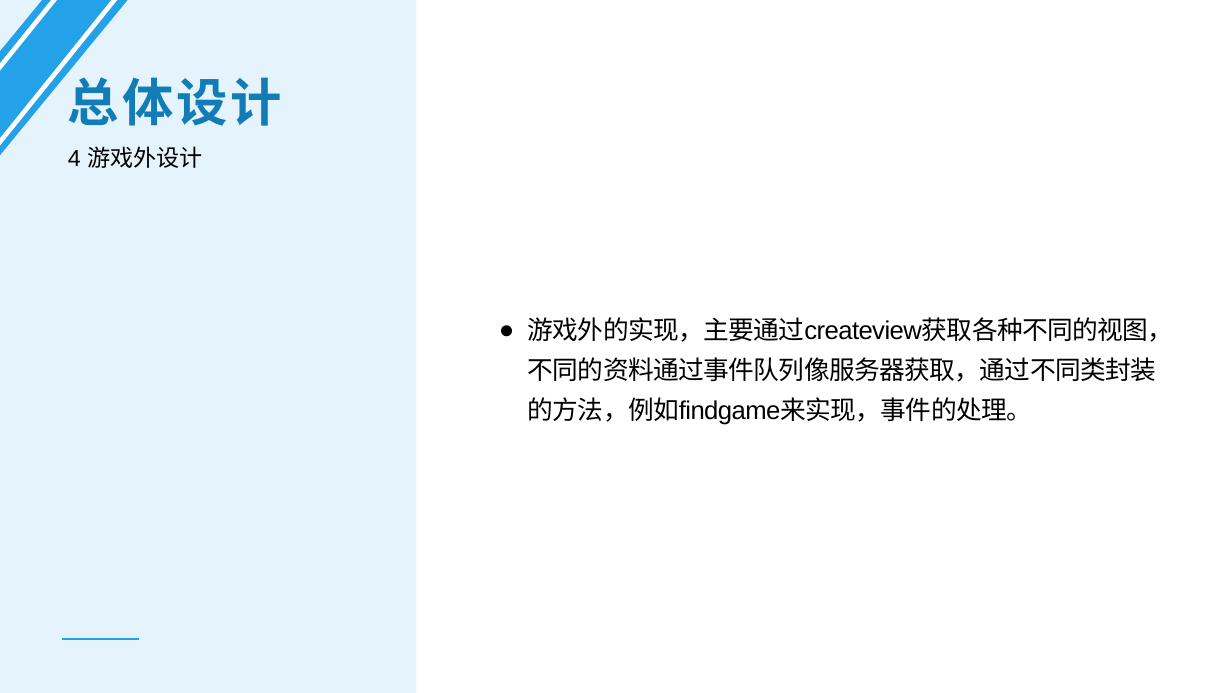
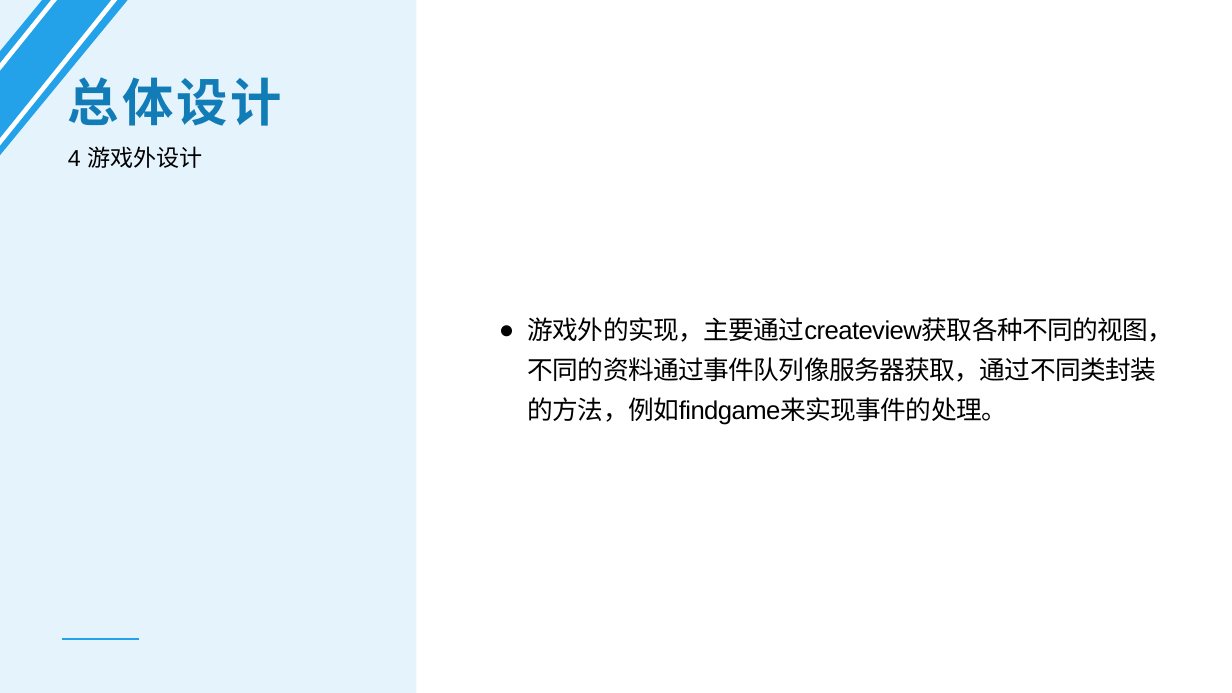
Before and after one commit to wugui1/Draw-and-guess, a slide deck: slide 8 of 第4次作业/系统设计和数据库设计答辩PPT.pptx. Drawn at 1232x693 pixels with LibreOffice and Linux fonts; fonts in the diff are those of the drawing. Boxes give left, top, right and bottom in pixels: in the first picture for what was removed or moved away, otherwise in the second. Text is boxed around its words. In the diff, an @@ line names an element or a change of style, - is before the commit and + after.

```diff
--- a/第4次作业/系统设计和数据库设计答辩PPT.pptx
+++ b/第4次作业/系统设计和数据库设计答辩PPT.pptx
@@ text at <box>528,317,1174,425</box>: text changed @@
-● 游戏外的实现，主要通过createview获取各种不同的视图，不同的资料通过事件队列像服务器获取，通过不同类封装的方法，例如findgame来实现，事件的处理。
+● 游戏外的实现，主要通过createview获取各种不同的视图，不同的资料通过事件队列像服务器获取，通过不同类封装的方法，例如findgame来实现事件的处理。
```
Also in this commit, not shown: 3 other slides changed, 2 slides added, 1 other file.
